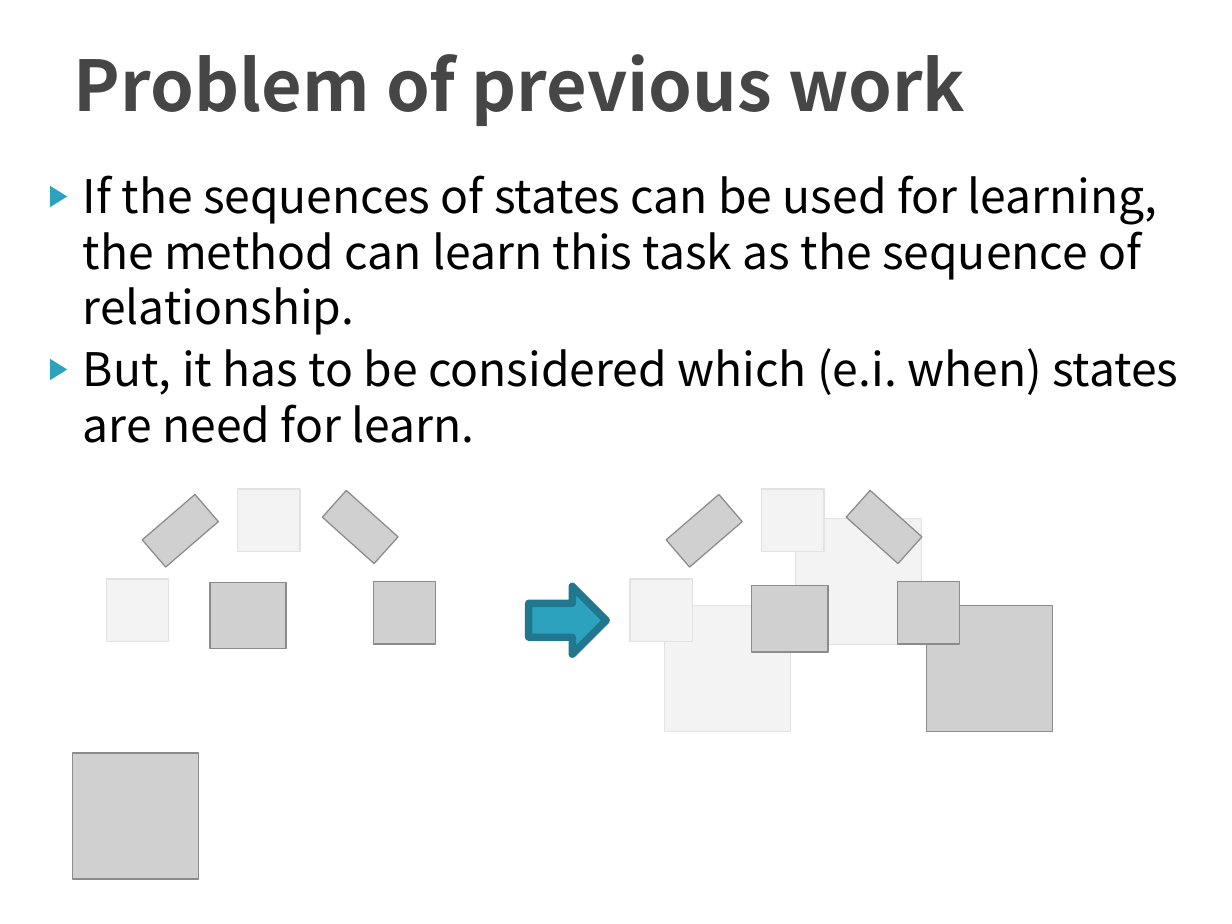
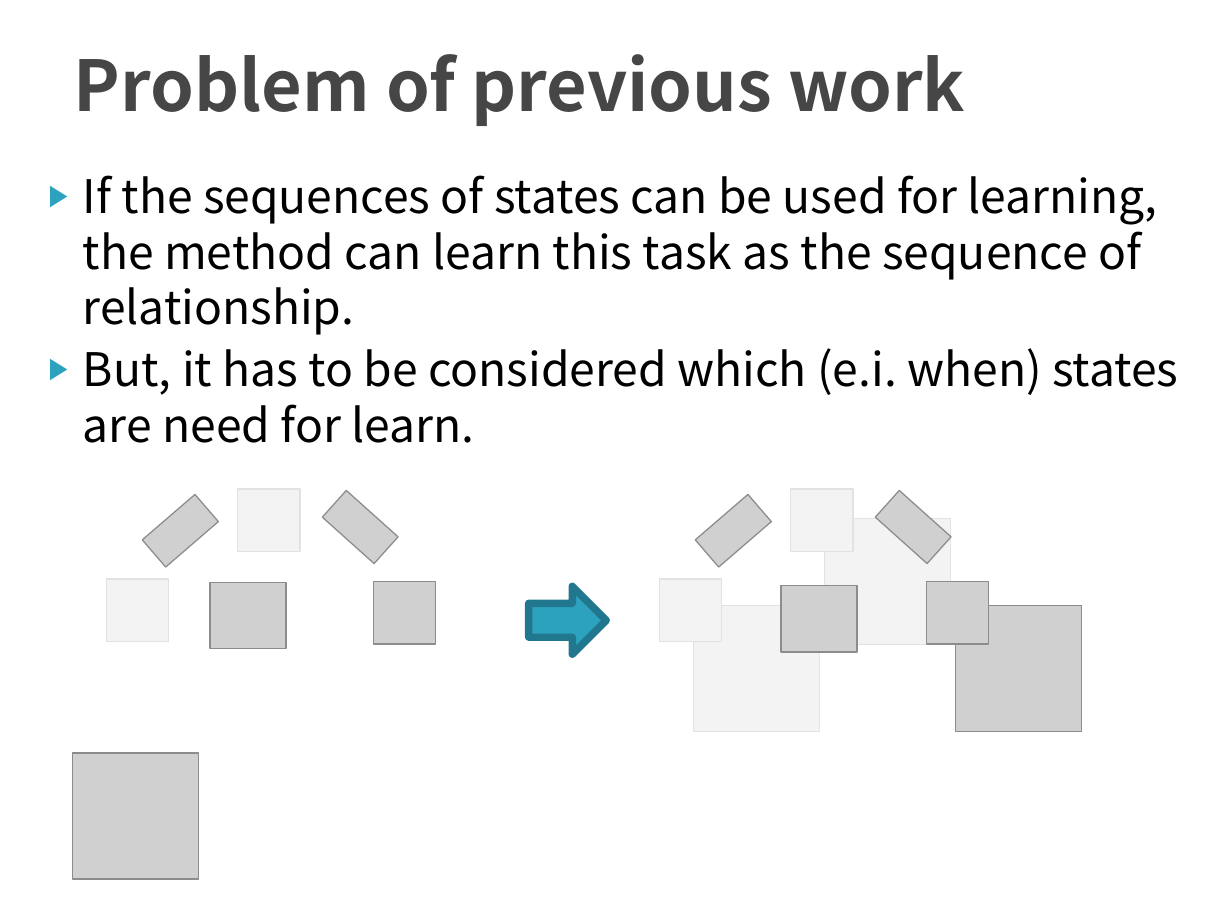
Before and after one commit to TetsuyaKomota/MyMasterStudies, a slide deck: slide 7 of slides/seminar_20170111.pptx. Drawn at 1232x924 pixels with LibreOffice and Linux fonts; fonts in the diff are those of the drawing; grey boxes stand for pictures. Boxes give left, top, right and bottom in pixels: in the first picture for what was removed or moved away, otherwise in the second. Text is boxed around its words. In the diff, an @@ line names an element or a change of style, - is before the commit and + after.

```diff
--- a/slides/seminar_20170111.pptx
+++ b/slides/seminar_20170111.pptx
@@ 9 pictures, 1 rectangle: place and size @@
-9 pictures, 1 rectangle at (617,410,1052,742)
+9 pictures, 1 rectangle at (646,410,1082,742)
```
Also in this commit, not shown: 1 slide added, 1 slide removed.
